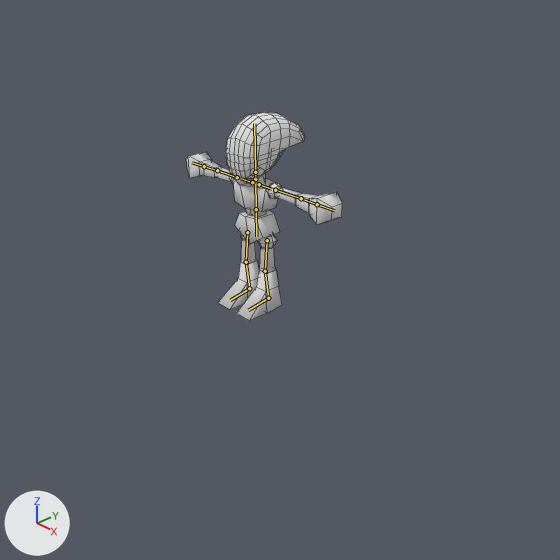
The Blender file Julio/DormTest/Assets/Model/ROBOT.blend as it was, and as the next commit left it.
Camera for both pictures: the file's camera 'Camera'. Lighting does not change. The marker at lower left points along +X, +Y and +Z. The bones that bend it are drawn over the model as lines. Mesh edges are drawn as thin lines.

Names of what the first picture shows: 'Leg'.
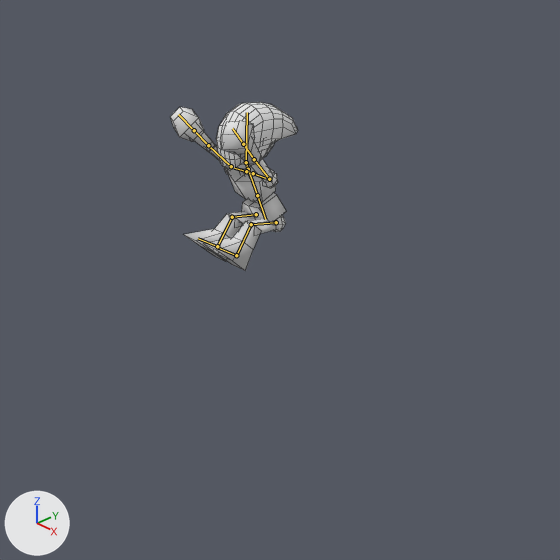
The newer file adds an action. The first version stands in its rest pose; the second is drawn at frame 1 of the action 'LedgeGetUp'.

What the commit changed:
Bone 'Bone' (bone_bone) moves from (0.0, 0.0, 0.0) to (0.0, -0.041, -0.245).
Bone 'chest' (bone_chest) turns from (0, 0, 0) to (22, 0, 0) degrees about its own x, y and z.
Bone 'head' (bone_head) turns from (0, 0, 0) to (-26, 0, 0) degrees about its own x, y and z.
Bone 'upperarm.l' (bone_upperarm_l) turns from (0, 0, 0) to (89, -22, -157) degrees about its own x, y and z.
Bone 'upperarm.r' (bone_upperarm_r) turns from (0, 0, 0) to (-90, 157, -23) degrees about its own x, y and z.
Bone 'pelvis' (bone_pelvis) turns from (0, 0, 0) to (19, 0, 0) degrees about its own x, y and z.
Bone 'ik-leg.l' (bone_ik_leg_l) moves from (0.0, 0.0, 0.0) to (0.0, -1.206, -0.36).
Bone 'ik-leg.r' (bone_ik_leg_r) moves from (0.0, 0.0, 0.0) to (0.0, -1.206, -0.36).

What differs and where, as boxes [x1, y1, x2, y2] in the pictures (560 x 560 px):
'Leg', posed (18% narrower, 20% shorter)
    before: [186, 112, 342, 321]
    after: [170, 102, 298, 270]
bone 'chest', root to tip
    before: (256, 209) to (255, 179)
    after: (257, 195) to (248, 169)
bone 'head', root to tip
    before: (255, 172) to (254, 123)
    after: (246, 162) to (247, 112)
bone 'upperarm.l', root to tip
    before: (275, 190) to (301, 198)
    after: (269, 179) to (254, 159)
bone 'upperarm.r', root to tip
    before: (237, 177) to (217, 170)
    after: (231, 166) to (208, 145)
bone 'pelvis', root to tip
    before: (256, 209) to (256, 236)
    after: (257, 195) to (265, 219)
